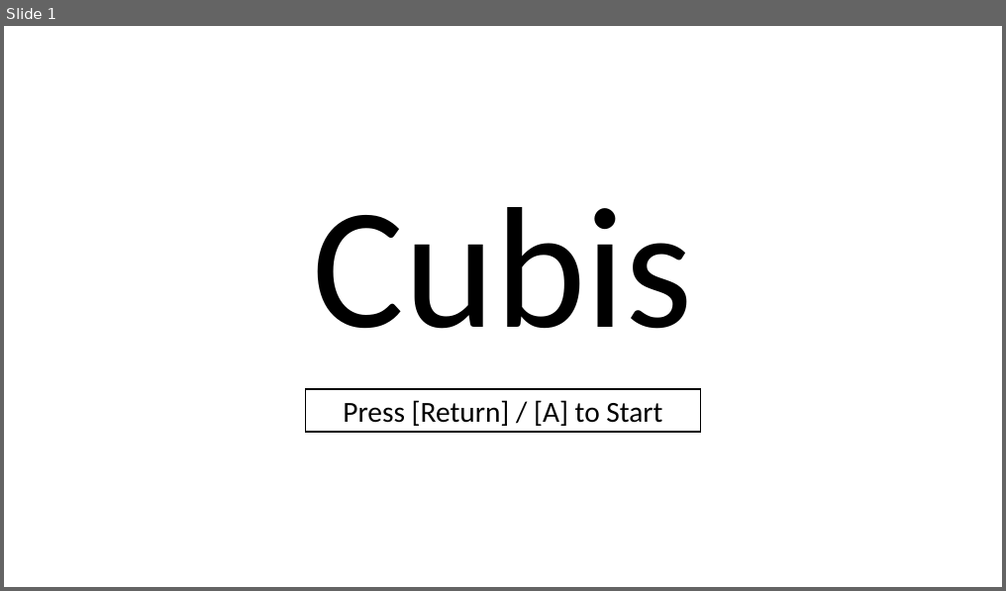
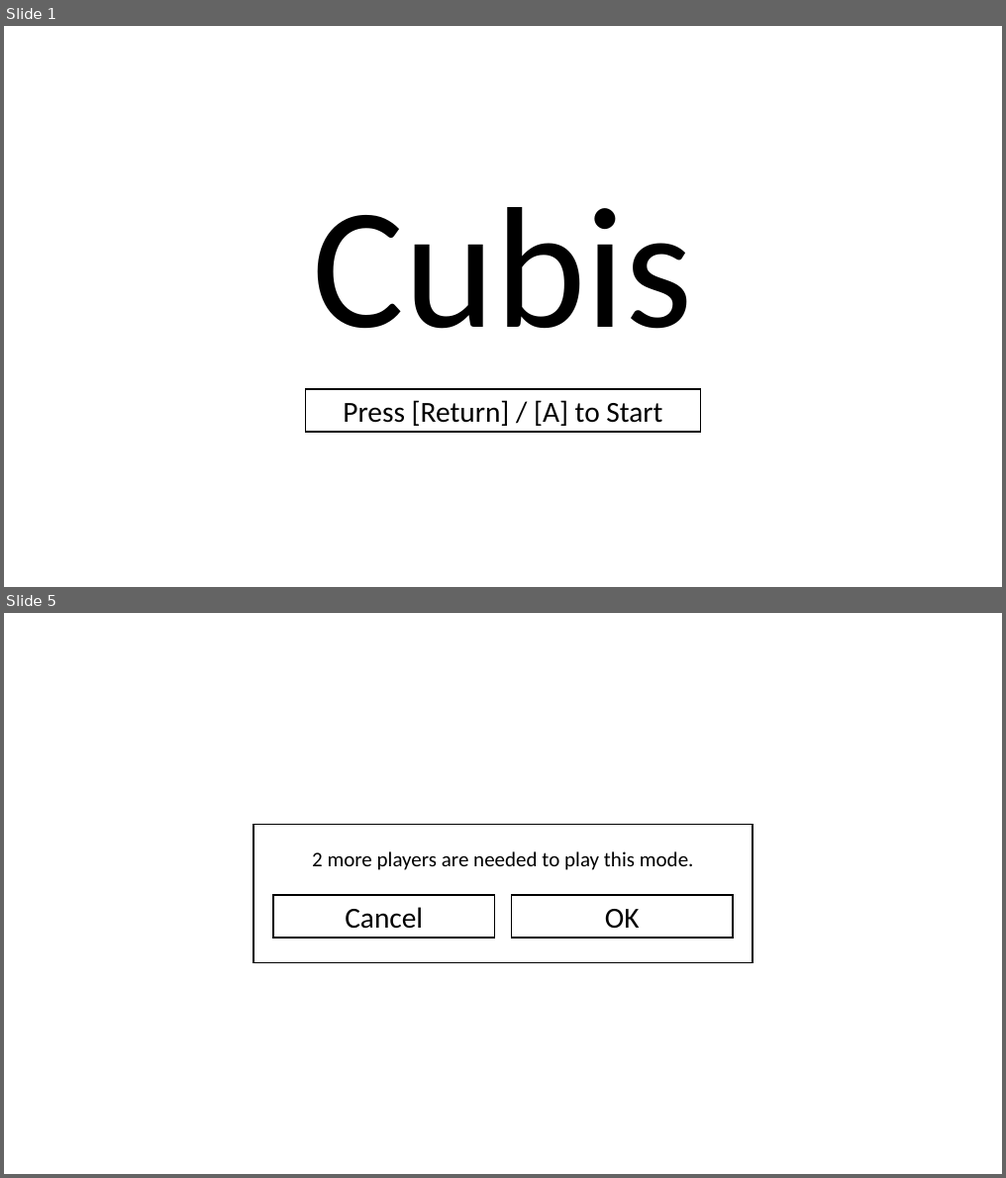
Before and after one commit to fai227/cubis-test, a slide deck: ui/blueprint.pptx. Shown one above the other, each under a label of ours: slide 1 before the commit, slides 1 and 5 after it; the slides between them are not shown. The pictures are 1006x591 and 1006x1178 pixels, drawn with LibreOffice and Linux fonts; fonts in the diff are those of the drawing. Boxes give left, top, right and bottom in pixels: in the first picture for what was removed or moved away, otherwise in the second. Text is boxed around its words. In the diff, an @@ line names an element or a change of style, - is before the commit and + after.

```diff
--- a/ui/blueprint.pptx
+++ b/ui/blueprint.pptx
@@ slide 5 added at bbox=[4, 613, 1002, 1174], background #FFFFFF @@
@@ rectangle added at bbox=[253, 824, 752, 962], fill #FFFFFF, outline #000000 1.5 pt @@
@@ text added at bbox=[312, 852, 694, 870], 20 pt, text #000000 @@
+2 more players are needed to play this mode.
@@ rectangle added at bbox=[273, 895, 494, 938], fill #FFFFFF, outline #000000 1.5 pt, 28 pt, text #000000 @@
+Cancel
@@ rectangle added at bbox=[512, 895, 733, 938], fill #FFFFFF, outline #000000 1.5 pt, 28 pt, text #000000 @@
+OK
```
Also in this commit, not shown: 2 slides changed, 1 other slide added, 6 other files.
